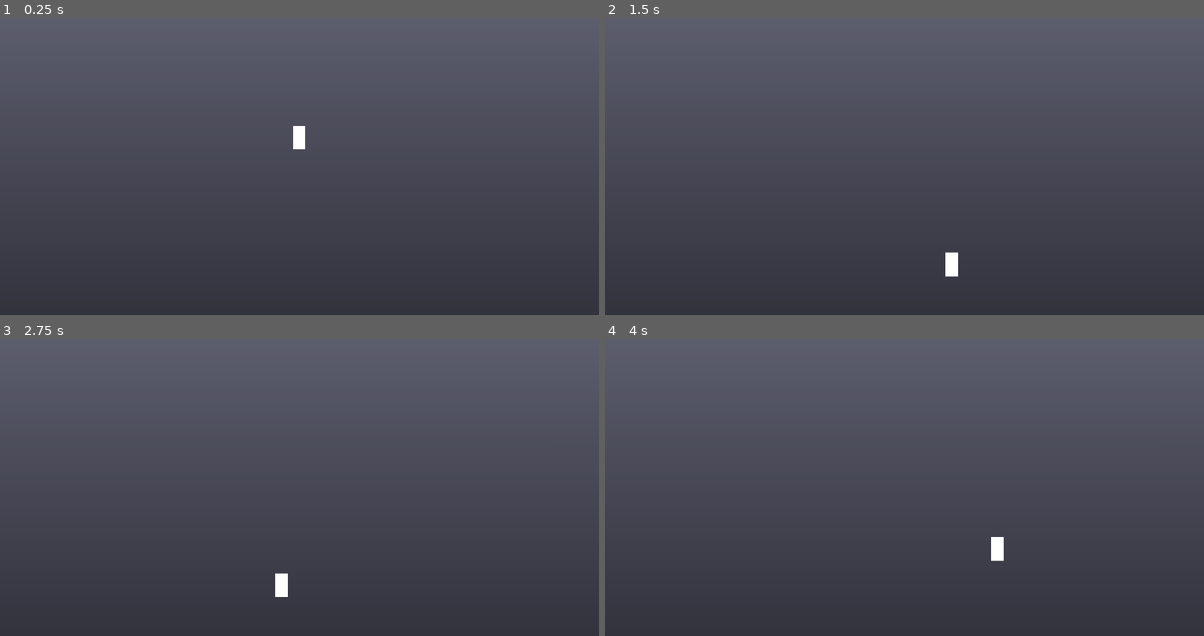
Above: before the commit, frames 1-4 (two rows, left to right).
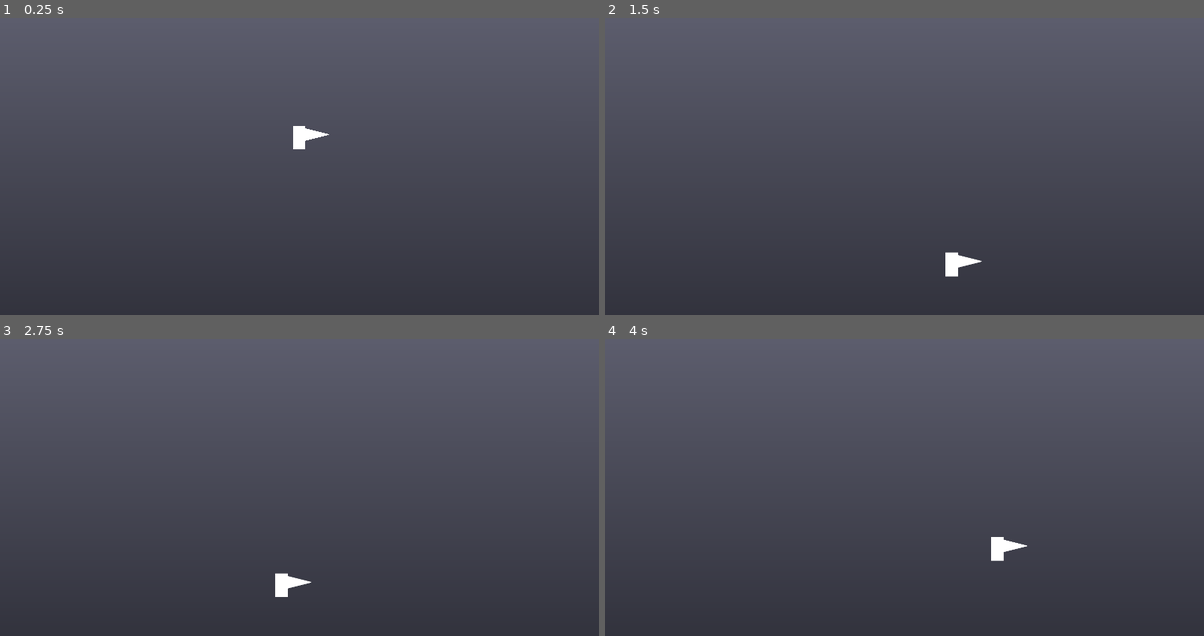
Above: after the commit, the same moments.

Repository: wahfl2/nightmare
Game: Godot game, scene res://game.tscn
The game is run twice, just before and just after one commit, with the same random seed, the same clock (stepped at 60 frames per second) and the same inputs.
Inputs:
- Up to frame 1 (0.25 s): no input
- Up to frame 2 (1.5 s): tap Enter (ui_accept) at 0.5, 0.77 s; hold Right (ui_right) 0.53-1.28 s; hold Left (ui_left) from 1.28 s (still down)
- Up to frame 3 (2.75 s): tap Enter (ui_accept) at 1.52 s; release Left (ui_left) at 2.03 s; hold Right (ui_right) from 2.03 s (still down)
- Up to frame 4 (4 s): tap Enter (ui_accept) at 3.02, 3.77 s; release Right (ui_right) at 3.53 s; hold Left (ui_left) from 3.53 s (still down)

The runs differ from the first frame. In frame 1, less than 0.1% of the frame differs, in the area x 50-55%, y 37-42%; in frame 2, less than 0.1%; in frame 3, less than 0.1%; in frame 4, 0.1%, in the area x 66-71%, y 67-72%.

Commit message:
tail mesh creation

Diff:
--- a/Player.gd
+++ b/Player.gd
@@ -12,8 +12,8 @@
 # Get the gravity from the project settings to be synced with RigidBody nodes.
 var gravity = ProjectSettings.get_setting("physics/2d/default_gravity")
 
-func vec2_pow(v: Vector2, exp: float):
-	return Vector2(pow(v.x, exp), pow(v.y, exp))
+func vec2_pow(v: Vector2, exponent: float):
+	return Vector2(pow(v.x, exponent), pow(v.y, exponent))
 
 func _physics_process(delta):
 	if is_on_floor():
--- /dev/null
+++ b/Tail.gd
@@ -0,0 +1,35 @@
+extends MeshInstance2D
+
+
+const TAIL_ORIGIN = Vector2(0, -10)
+const TAIL_START_RADIUS = 25.0
+const TAIL_LENGTH = 100.0
+const TAIL_MESH_RES = 30
+
+
+func add_vertex2(st: SurfaceTool, v: Vector2):
+	st.add_vertex(Vector3(v.x, v.y, 0))
+
+# Called when the node enters the scene tree for the first time.
+func _ready():
+	var st = SurfaceTool.new()
+	st.begin(Mesh.PRIMITIVE_TRIANGLE_STRIP)
+	st.set_color(Color.WHITE)
+
+	add_vertex2(st, TAIL_ORIGIN + Vector2(0, TAIL_START_RADIUS))
+	for i in TAIL_MESH_RES:
+		var delta = i / float(TAIL_MESH_RES)
+		var y_add = (1.0 - delta) * TAIL_START_RADIUS
+		y_add *= (i % 2) * 2 - 1
+
+		var x_add = delta * TAIL_LENGTH
+		add_vertex2(st, TAIL_ORIGIN + Vector2(x_add, y_add))
+
+	mesh = st.commit()
+
+
+
+# Called every frame. 'delta' is the elapsed time since the previous frame.
+func _process(delta):
+
+	pass
--- a/game.tscn
+++ b/game.tscn
@@ -1,7 +1,8 @@
-[gd_scene load_steps=9 format=3 uid="uid://drsd83xo1lmlb"]
+[gd_scene load_steps=11 format=3 uid="uid://drsd83xo1lmlb"]
 
 [ext_resource type="Script" path="res://Player.gd" id="1_e3vgh"]
 [ext_resource type="Script" path="res://camera2.gd" id="2_iciky"]
+[ext_resource type="Script" path="res://Tail.gd" id="3_dygdw"]
 
 [sub_resource type="QuadMesh" id="QuadMesh_cfhte"]
 
@@ -16,6 +17,8 @@
 [sub_resource type="CapsuleShape2D" id="CapsuleShape2D_rn7dh"]
 radius = 20.0
 height = 76.0
+
+[sub_resource type="ArrayMesh" id="ArrayMesh_rc73b"]
 
 [sub_resource type="RectangleShape2D" id="RectangleShape2D_lifuj"]
 size = Vector2(3578, 176)
@@ -47,7 +50,12 @@
 mesh = SubResource("QuadMesh_qsauu")
 
 [node name="Collider" type="CollisionShape2D" parent="World/Player"]
+position = Vector2(1, 0)
 shape = SubResource("CapsuleShape2D_rn7dh")
+
+[node name="Tail" type="MeshInstance2D" parent="World/Player"]
+mesh = SubResource("ArrayMesh_rc73b")
+script = ExtResource("3_dygdw")
 
 [node name="Level" type="StaticBody2D" parent="World"]
 position = Vector2(18, 459)
Binary file added: color.png
Not shown, added: color.png.import
